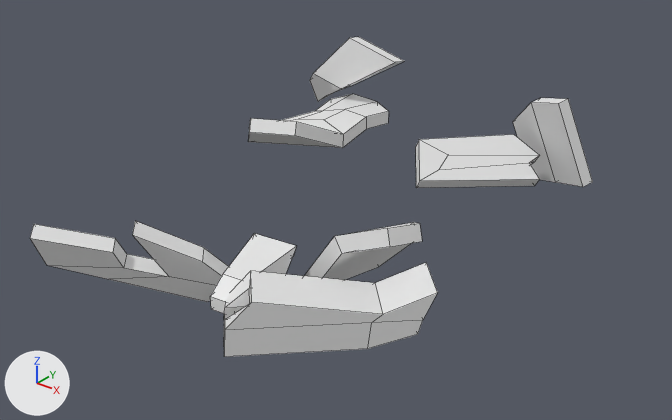
The FBX model Assets/Resources/Mesh/Level3/Level3-Escombros.fbx as it was, and as the next commit left it.
Both versions are drawn from a 50 mm lens placed at (59.4, -11.7, 13.5), pointed at (43.3, 8.4, 1.1). The lights are fixed; the arrows at lower left show +X, +Y and +Z. Mesh edges are drawn as thin lines. Where no turn or scale is listed for an object, it has been applied to the vertices.

The first picture shows 'Level3-Escombros'.
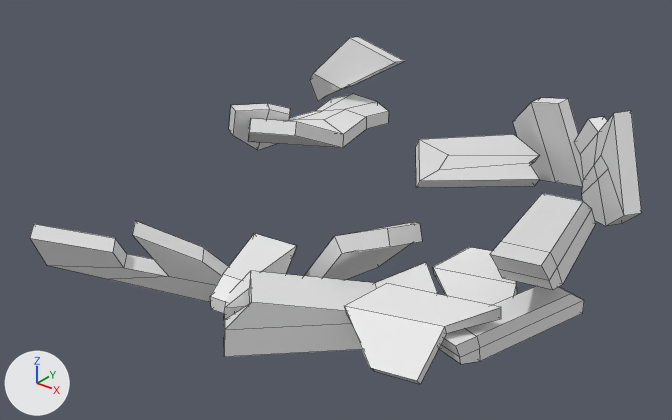
Where the change shows, as pixel boxes [x1, y1, x2, y2] in the pictures (672 x 420 px):
'Level3-Escombros', reshaped (9% wider, 8% taller)
    before: [30, 37, 593, 357]
    after: [30, 37, 641, 384]
part 1 of me_cube_061, added
    after: [574, 111, 641, 226]
part 2 of me_cube_061, added
    after: [439, 286, 584, 364]
part 3 of me_cube_061, added
    after: [490, 193, 596, 290]
part 4 of me_cube_061, added
    after: [345, 247, 517, 384]
part 5 of me_cube_061, added
    after: [229, 103, 290, 150]

Diff of the bpy script that builds the scene:
```diff
--- a/Assets/Resources/Mesh/Level3/Level3-Escombros.fbx.py
+++ b/Assets/Resources/Mesh/Level3/Level3-Escombros.fbx.py
@@ me_cube_061 @@
 # used by ob_level3_escombros; location = (46.56, -5.27, -0.85)
-me_cube_061.from_pydata(...)  # 160 vertices, 144 faces; spans x -11.5..2.2, y 5.5..23.1, z 0.5..4.6
+me_cube_061.from_pydata(...)  # 260 vertices, 232 faces; spans x -11.5..5.0, y 5.5..23.1, z 0.5..5.5
+# me_cube_061 part 1: a new loose piece of 28 vertices spanning x 1.2..4.7, y 17.3..20.9, z 1.0..5.5
+# me_cube_061 part 2: a new loose piece of 18 vertices spanning x 2.8..4.8, y 9.7..14.3, z 1.2..2.0
+# me_cube_061 part 3: a new loose piece of 18 vertices spanning x 1.9..5.0, y 10.8..18.2, z 1.7..4.0
+# me_cube_061 part 4
+# 24 vertices are added at x 0.7..4.0, y 8.4..13.6, z 1.1..2.6
+# 20 new faces join them
+# me_cube_061 part 5
+# 12 vertices are added at x -11.0..-9.3, y 16.6..18.9, z 0.6..2.9
+# 10 new faces join them
```
